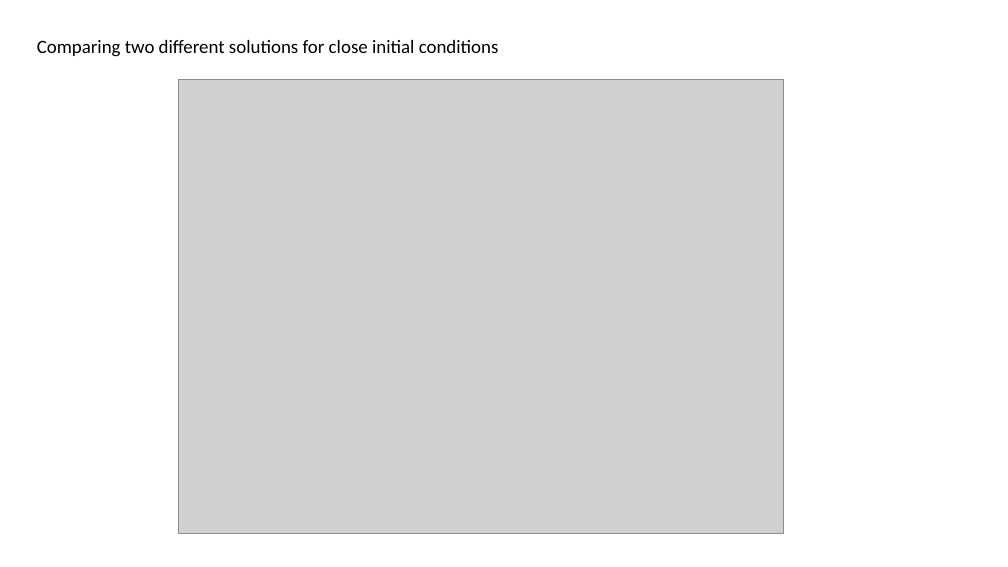
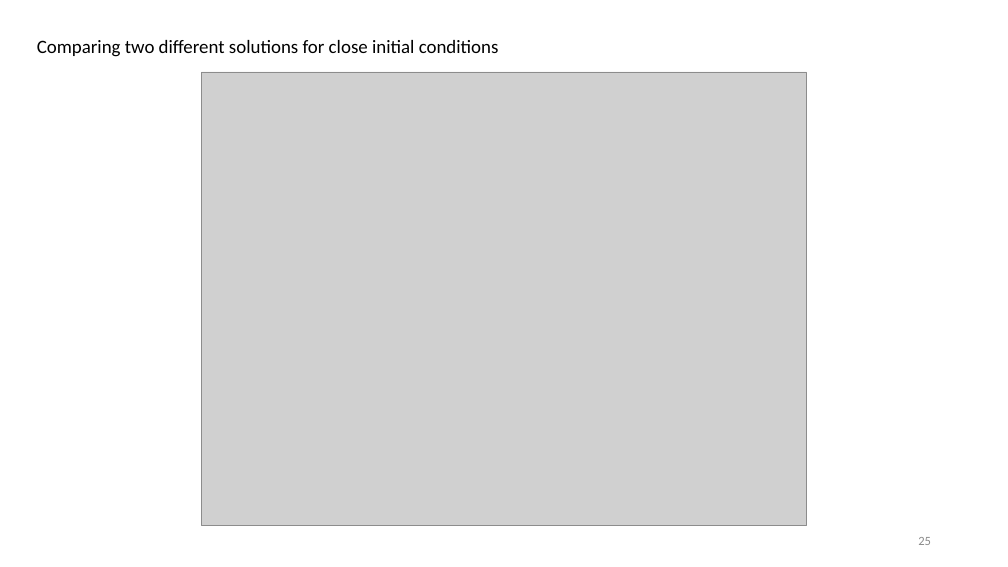
Before and after one commit to AliiRezaei/SMCIdyn, a slide deck: slide 25 of Present/Presentation.pptx. Drawn at 1008x567 pixels with LibreOffice and Linux fonts; fonts in the diff are those of the drawing; grey boxes stand for pictures. Boxes give left, top, right and bottom in pixels: in the first picture for what was removed or moved away, otherwise in the second. Text is boxed around its words. In the diff, an @@ line names an element or a change of style, - is before the commit and + after.

```diff
--- a/Present/Presentation.pptx
+++ b/Present/Presentation.pptx
@@ picture: place and size @@
-picture at [178, 80, 783, 534]
+picture at [202, 72, 807, 526]
@@ page number added at [918, 537, 931, 545], 12 pt, text #8C8C8C @@
+25
```
Also in this commit, not shown: 40 other slides changed, 2 slides added, 2 slides removed.
